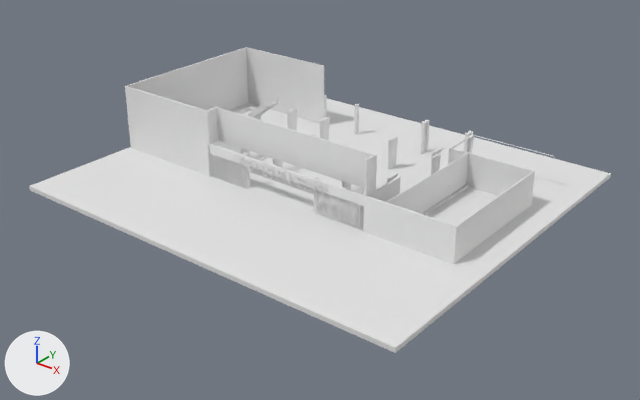
The Blender file Proyecto/configInicial/Models/SotanoA.blend: old version first, new version second.
Both versions are drawn from a camera (50 mm lens) standing at (71.8, -64.8, 42.0) and looking at (15.8, 5.1, -1.4). Arrows for +X, +Y and +Z are at lower left; the lights stay in place. The older version comes first. Materials are left out; every surface is plain grey.

Script lines for the objects in view, before the commit:
```python
me_cubo_001 = bpy.data.meshes.new('Cubo.001')
me_cubo_001.from_pydata(...)  # 170 vertices, 130 faces, 1 loose edge; spans x -14.7..53.7, y -0.2..31.6, z 0.0..11.9
me_cubo_001.materials.append(None)
me_cubo_007 = bpy.data.meshes.new('Cubo.007')
me_cubo_007.from_pydata(...)  # 16 vertices, 11 faces; spans x 5.5..38.3, y -0.2..0.2, z 6.0..11.8
me_plano_001 = bpy.data.meshes.new('Plano.001')
me_plano_001.from_pydata(...)  # 12 vertices, 10 faces; spans x -1.0..31.4, y -1.0..21.0, z -0.2..0.0
ob_objeto = bpy.data.objects.new('Objeto', me_cubo_001)
ob_objeto.location = (0.0, 0.0, 0.0)
ob_objeto.scale = (0.673, 0.673, 0.673)
ob_plano = bpy.data.objects.new('Plano', me_plano_001)
ob_plano.location = (4.47, 1.11, 4.02)
ob_plano.hide_set(True)
ob_ventanas = bpy.data.objects.new('ventanas', me_cubo_007)
ob_ventanas.location = (0.0, 1.49, 0.0)
ob_ventanas.scale = (0.673, 0.673, 0.673)
# also in view: 'Plano.001' at (14.7, 14.4, -0.2); 'mural' at (-3.1, 10.5, 6.0); 'facultad' at (15.0, -0.2, 3.5); 'derecha.001' at (22.5, 0.0, 1.5); 'pared negra' at (13.1, 3.0, 4.0)
```
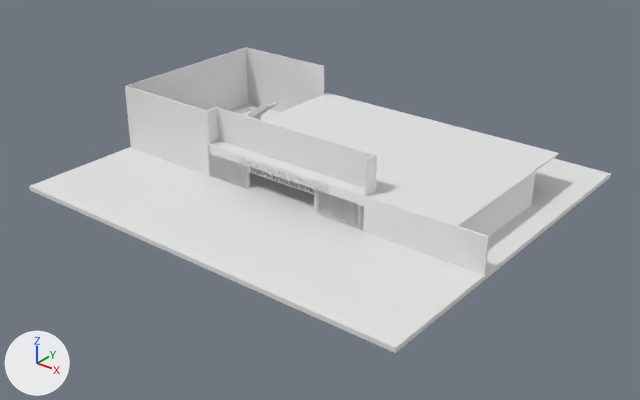
Changed parts and their boxes (x1, y1, x2, y2) in the pictures (640 x 400 px):
'Plano', shown: after (211, 93, 559, 225)
'Objeto', reshaped: before (126, 47, 553, 264); after (126, 47, 535, 275)
part 1 of me_cubo_001, built on: before (448, 150, 458, 264); after (454, 226, 489, 275)
'pasto', unchanged, covered by the edit: before (326, 98, 611, 194); after (535, 158, 611, 194)
'Plano.004', unchanged, covered by the edit: before (311, 162, 469, 229); after (311, 196, 364, 229)

Diff of the bpy script that builds the scene:
```diff
--- a/Proyecto/configInicial/Models/SotanoA.blend.py
+++ b/Proyecto/configInicial/Models/SotanoA.blend.py
@@ me_cubo_001 @@
 # used by ob_objeto; location = (0.0, 0.0, 0.0); scale = (0.673, 0.673, 0.673)
-me_cubo_001.from_pydata(...)  # 170 vertices, 130 faces, 1 loose edge; spans x -14.7..53.7, y -0.2..31.6, z 0.0..11.9
+me_cubo_001.from_pydata(...)  # 178 vertices, 139 faces, 1 loose edge; spans x -14.7..58.5, y -0.2..31.6, z 0.0..11.8
+# me_cubo_001 part 1
+# 2 faces are deleted
+# 8 vertices are added at x 38.1..58.5, y -0.1..9.0, z 0.0..6.0
+# 11 new faces join them
+# other edits to the shape of me_cubo_001 do not show in these pictures
@@ ob_plano @@
 ob_plano.location = (4.47, 1.11, 4.02)
-ob_plano.hide_set(True)
```
